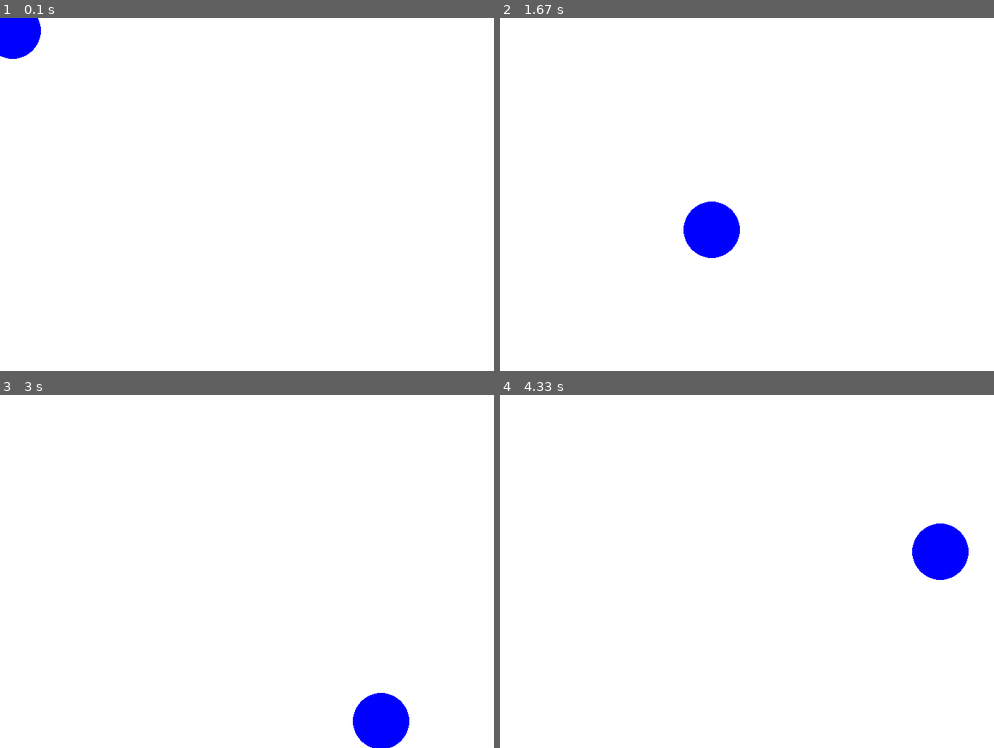
Above: before the commit, frames 1-4 (two rows, left to right).
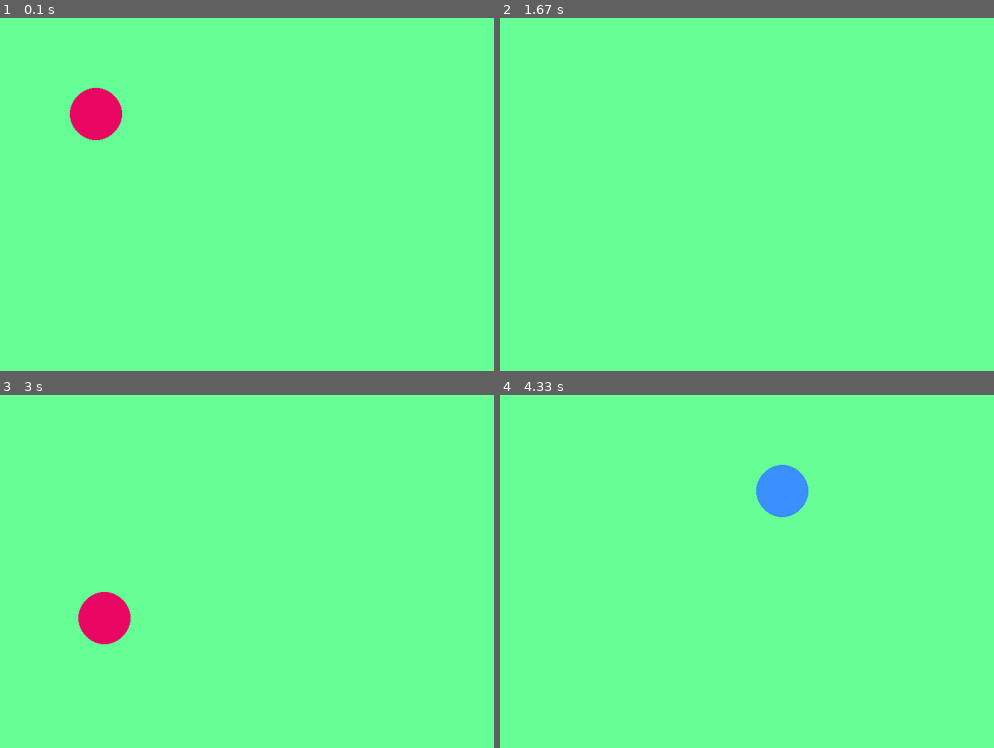
Above: after the commit, the same moments.

Repository: niharikavattikonda/GWC-SIP-AOL2016
Game: pygame game, started from documentationScavengerHunt.py
The game is run twice, just before and just after one commit, with the same random seed, the same clock (stepped at 60 frames per second) and the same inputs.
Inputs:
- Up to frame 1 (0.1 s): no input
- Up to frame 2 (1.67 s): no input
- Up to frame 3 (3 s): no input
- Up to frame 4 (4.33 s): no input

The runs differ from the first frame. In frame 1, 100% of the frame differs, in the area x 0-100%, y 0-100%; in frame 2, 100%; in frame 3, 100%; in frame 4, 100%.

Commit message:
Update documentationScavengerHunt.py

Diff:
--- a/documentationScavengerHunt.py
+++ b/documentationScavengerHunt.py
@@ -9,18 +9,15 @@
  Explanation video: http://youtu.be/vRB_983kUMc
 """
 
-import sys, pygame
-import random
+import sys, pygame, random
 
 # Define some colors
-BLACK = (0, 0, 0)
-WHITE = (255, 255, 255)
-GREEN = (0, 255, 0)
-RED = (255, 0, 0)
-BLUE = (0, 0, 255)
-GREY = (127, 127, 127)
+GREEN = (101, 255, 149)
+RED = (232, 6, 98)
+BLUE = (59, 143, 255)
+BLUE2 = (112, 8, 255)
 
-
+colors = [GREEN, RED, BLUE, BLUE2]
 
 pygame.init()
 
@@ -40,11 +37,17 @@
 
 
 # WRITE YOUR CODE HERE
-x_speed=3
-y_speed=3
+x_speed=random.randint(-10, 10)
+y_speed=random.randint(-10, 10)
 
-x=0
-y=0
+size = random.randint(20, 80)
+xb = 700 - size
+yb = 500 - size
+
+x=100
+y=100
+
+
 
 # -------- MAIN PROGRAM LOOP -----------
 while not done:
@@ -55,12 +58,12 @@
         if event.type == pygame.QUIT:
             done = True
 
-    if (x<700 and y<500):
+    if (x<xb and y<yb):
         x_speed = x_speed
         y_speed = y_speed
-    if (x>=700 or x<0):
+    if (x>=xb or x<size):
         x_speed = -x_speed
-    if (y>=500 or y<0):
+    if (y>=yb or y<size):
         y_speed = -y_speed
 
     x = x + x_speed
@@ -69,11 +72,11 @@
 
     # --- GAME LOGIC should go here
 
-    screen.fill(WHITE)
+    screen.fill(GREEN)
 
     # SCREEN CODE:
 
-    pygame.draw.circle(screen, BLUE, [x, y], 40)
+    pygame.draw.circle(screen, random.choice(colors), [x, y], size)
 
     # --- Go ahead and update the screen with what we've drawn.
     pygame.display.flip()
